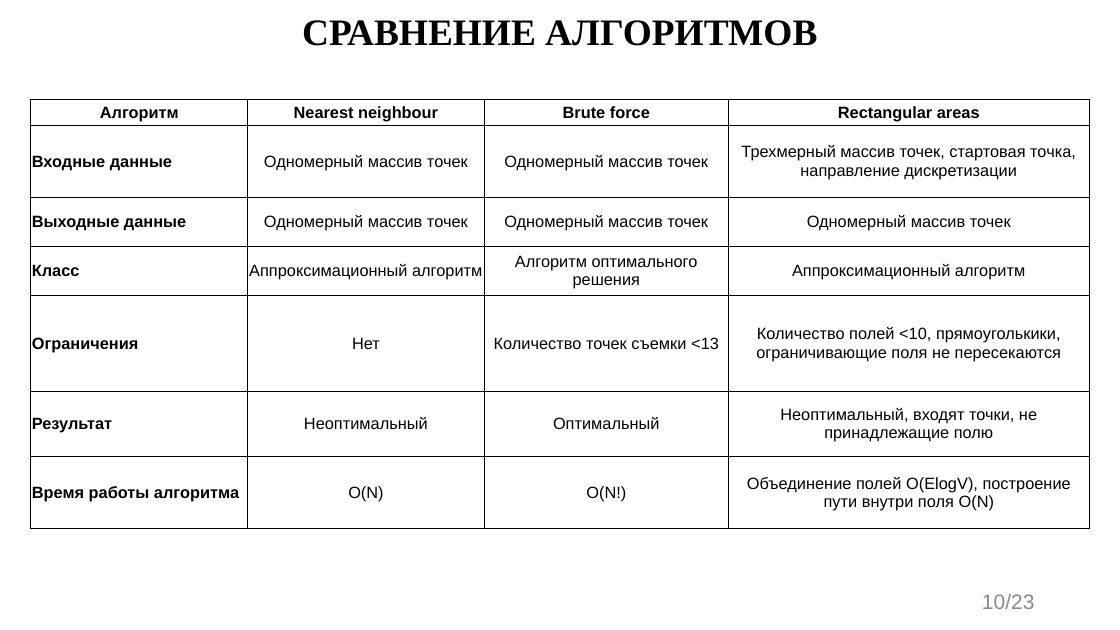
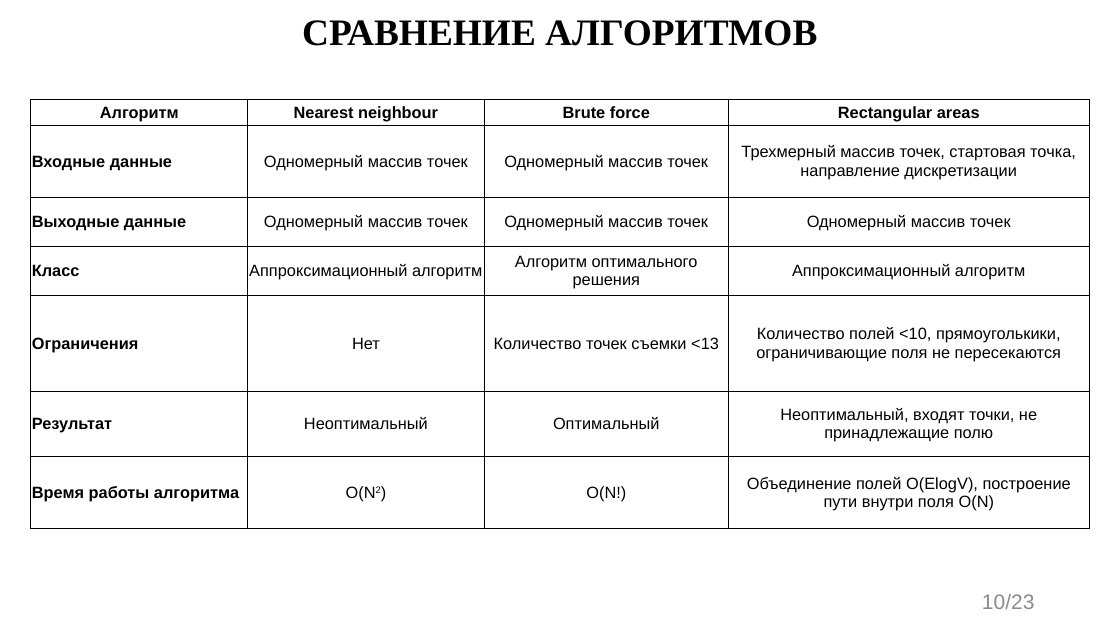
Before and after one commit to evgenkot/uav-route-calculation, a slide deck: slide 10 of doc/GQW/Raschupkin_EV_UAV_Route_Planning.pptx. Drawn at 1120x630 pixels with LibreOffice and Linux fonts; fonts in the diff are those of the drawing. Boxes give left, top, right and bottom in pixels: in the first picture for what was removed or moved away, otherwise in the second. Text is boxed around its words. In the diff, an @@ line names an element or a change of style, - is before the commit and + after.

Commit message:
nearest neighbour performance presentation fix

```diff
--- a/doc/GQW/Raschupkin_EV_UAV_Route_Planning.pptx
+++ b/doc/GQW/Raschupkin_EV_UAV_Route_Planning.pptx
@@ table at <box>31,100,1090,529</box> @@
-row 7, column 2: O(N)
+row 7, column 2: O(N2)
```
Also in this commit, not shown: 1 other file.
